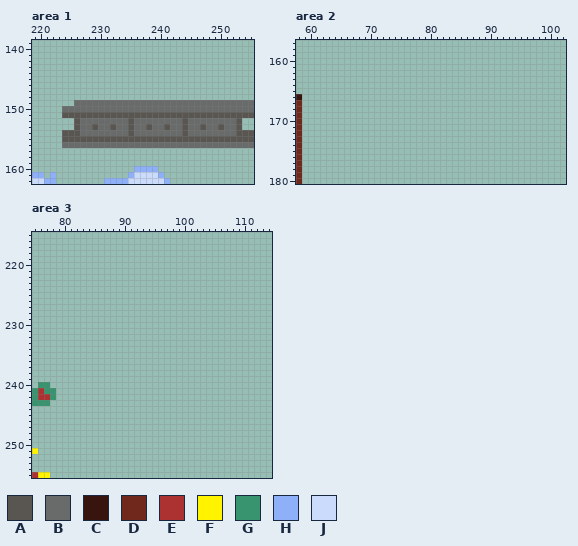
Two states of a pixel-art file, assets/sprites/Sprite-0006.aseprite. Above, as it was before the edit.
256x256 pixels, 1 frame. Colours within 5 levels of each other are drawn and written as one. Shown: area 1: x 219..255, y 139..162; area 2: x 58..102, y 157..180; area 3: x 75..114, y 215..255.
Palette (. is transparent): A #595652  B #696a6a  C #38140e  D #70281c  E #ac3232  F #fff300  G #37946e  H #8db0f9  J #cbdbfc
Pixels before, area 1, first column x 219:
149 .......BBBBBBBBBBBBBBBBBBBBBBBBBBBBBB
150 .....BBBBBBBBBBBBBBBBBBBBBBBBBBBBBBBB
151 .....AAAAAAAAAAAAAAAAAAAAAAAAAAAAAAAA
152 .......ABBBBBBBBABBBBBBBBABBBBBBBBA..
153 .......ABBABBABBABBABBABBABBABBABBA..
154 .....AAABBBBBBBBABBBBBBBBABBBBBBBBAAA
155 .....AAAAAAAAAAAAAAAAAAAAAAAAAAAAAAAA
156 .....BBBBBBBBBBBBBBBBBBBBBBBBBBBBBBBB
157 .....................................
158 .....................................
159 .....................................
160 .................HHHH................
161 HH.H............HJJJJH...............
162 JJHH........HHHHJJJJJJH..............
Pixels before, area 2, first column x 58:
166 C
167 D
168 D
169 D
170 D
171 D
172 D
173 D
174 D
175 D
176 D
177 D
178 D
179 D
180 D
Pixels before, area 3, first column x 75:
240 .GG.
241 GEGG
242 GEEG
243 GGG.
244 ....
245 ....
246 ....
247 ....
248 ....
249 ....
250 ....
251 F...
252 ....
253 ....
254 ....
255 EFF.
After:
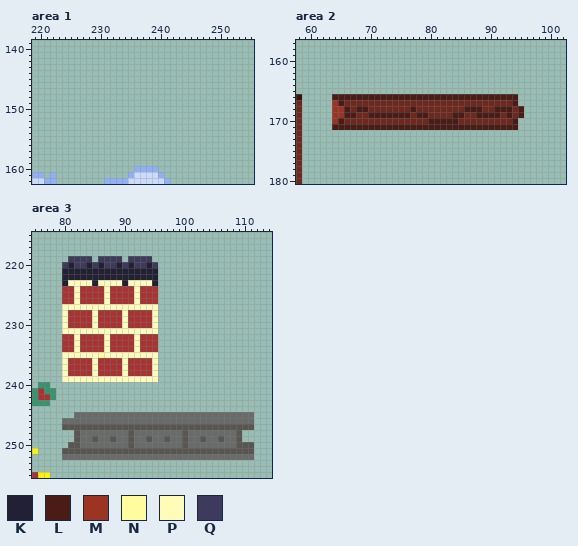
Colours new in this view: K #222034  L #4b1c15  M #9b3422  N #fffb9f  P #fffcb9  Q #3e3a5d
From old to new:
Changed rows in their new state; - is an unchanged pixel.
Area 1:
first column x 224:
149 --..............................
150 ................................
151 ................................
152 --............................--
153 --............................--
154 ................................
155 ................................
156 ................................
Area 2:
first column x 64:
166 LLLLLLLLLLLLLLLLLLLLLLLLLLLLLLL-
167 MLDDDDDDDDDDDDDDDDDDDDDDDDDDDDL-
168 MMLDLLDDDDDDDLDDDDDDDDLLLDDLLLDL
169 MMLLDDLLLLLLLDLLDDDDLLDDLLLLDLDL
170 MLDDDDDDDDDDDDDDLLLLLDDDDDDDDDL-
171 LLLLLLLLLLLLLLLLLLLLLLLLLLLLLLL-
Area 3:
first column x 80:
219 -QQQQ-QQQQ-QQQQ-
220 QKQQKQKQQKQKQQKQ
221 KKKKKKKKKKKKKKKK
222 KKKKKKKKKKKKKKKK
223 KPPPPKPPPPKPPPPK
224 EEPEEEEPEEEEPEEE
225 EEPEEEEPEEEEPEEE
226 EEPEEEEPEEEEPEEE
227 PPPPPPPPPPPPPPPP
228 PEEEEPEEEEPEEEEP
229 PEEEEPEEEEPEEEEP
230 PEEEEPEEEEPEEEEP
231 PPPPPPPPPPPPPPPP
232 EEPEEEEPEEEEPEEE
233 EEPEEEEPEEEEPEEE
234 EEPEEEEPEEEEPEEE
235 PPPPPPNPPPPPPPPP
236 PEEEEPEEEEPEEEEP
237 PEEEEPEEEEPEEEEP
238 PEEEEPEEEEPEEEEP
239 PPPPPPPPPPPPPPPP
first column x 80:
245 --BBBBBBBBBBBBBBBBBBBBBBBBBBBBBB
246 BBBBBBBBBBBBBBBBBBBBBBBBBBBBBBBB
247 AAAAAAAAAAAAAAAAAAAAAAAAAAAAAAAA
248 --ABBBBBBBBABBBBBBBBABBBBBBBBA--
249 --ABBABBABBABBABBABBABBABBABBA--
250 -AABBBBBBBBABBBBBBBBABBBBBBBBAAA
251 AAAAAAAAAAAAAAAAAAAAAAAAAAAAAAAA
252 BBBBBBBBBBBBBBBBBBBBBBBBBBBBBBBB
Boxes around the changes in both pictures, in picture pixels (x1, y1, x2, y2):
erased: (62, 100, 254, 148)
added: (332, 94, 524, 130)
added: (62, 256, 158, 382)
added: (62, 412, 254, 460)
